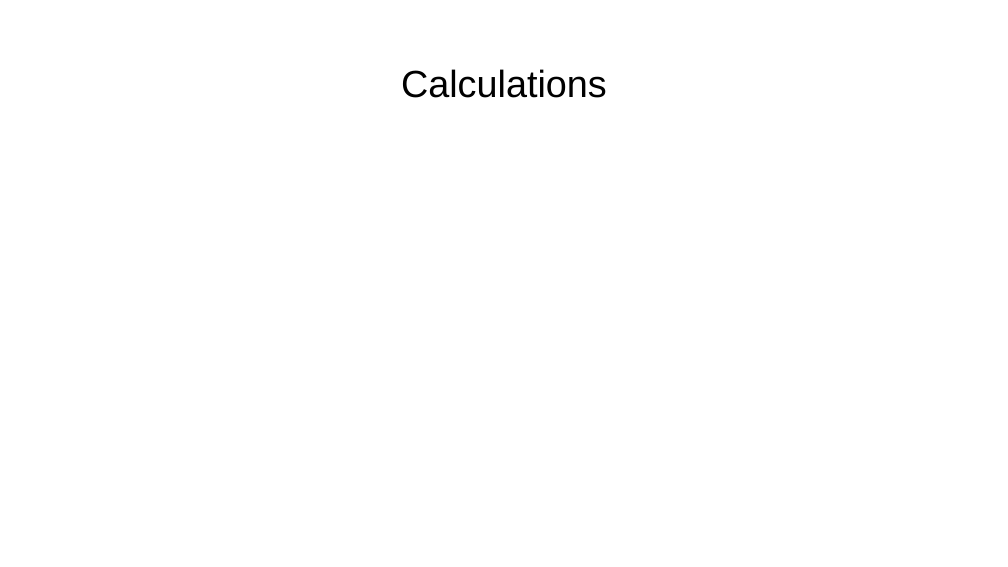
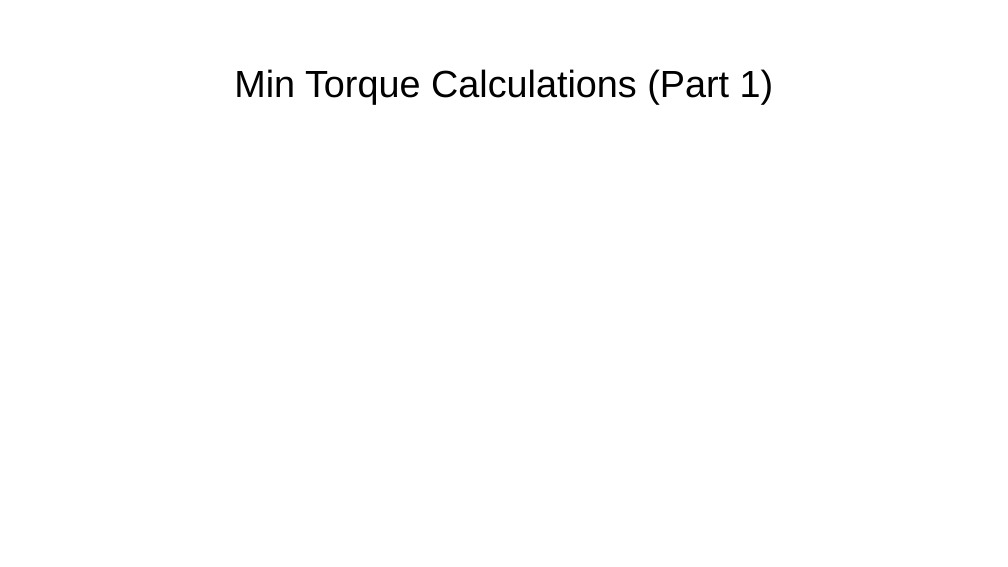
Before and after one commit to extinguishergeeks/xtinguisher.github.io, a slide deck: slide 5 of Tank Calculations.pptx. Drawn at 1008x567 pixels with LibreOffice and Linux fonts; fonts in the diff are those of the drawing; grey boxes stand for pictures. Boxes give left, top, right and bottom in pixels: in the first picture for what was removed or moved away, otherwise in the second. Text is boxed around its words. In the diff, an @@ line names an element or a change of style, - is before the commit and + after.

```diff
--- a/Tank Calculations.pptx
+++ b/Tank Calculations.pptx
@@ title at [234,69,774,104]: text changed @@
-Calculations
+Min Torque Calculations (Part 1)
```
Also in this commit, not shown: 6 other slides changed.
